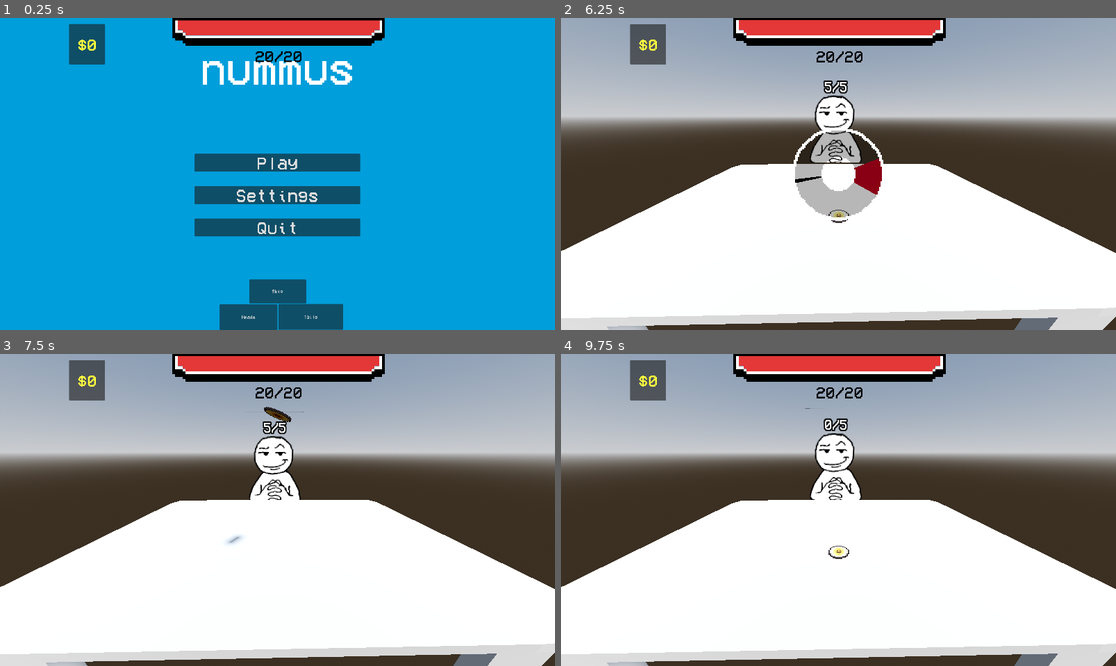
Above: before the commit, frames 1-4 (two rows, left to right).
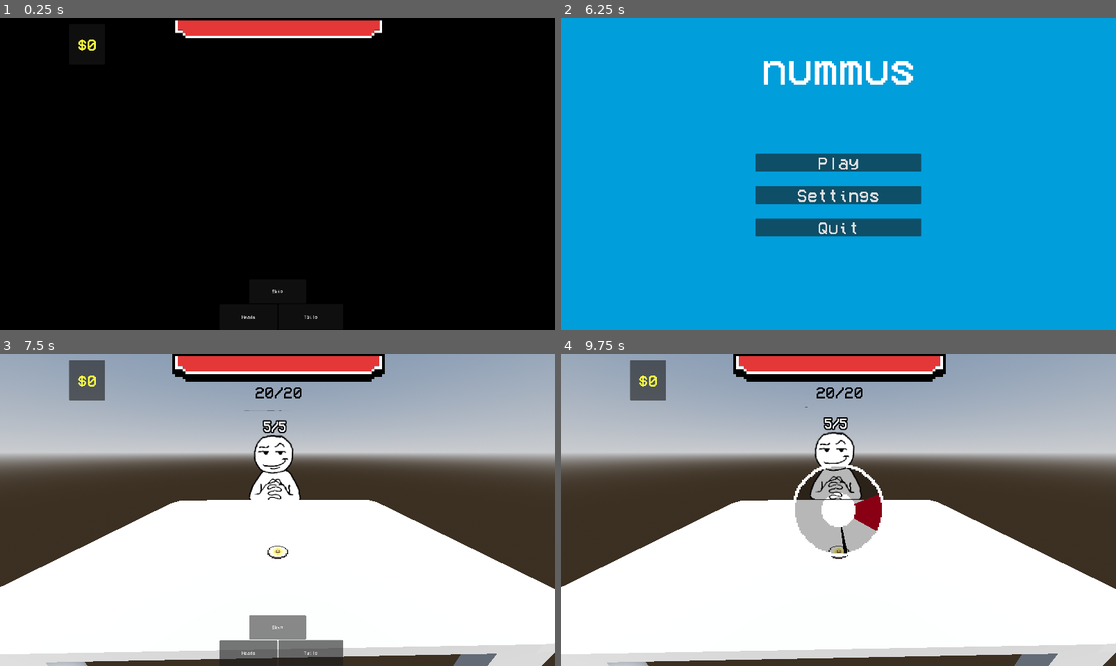
Above: after the commit, the same moments.

Repository: nianjindev/nummus
Game: Godot game, scene res://gui/splash_screen/splash_screen_manager.tscn
Same seed, same stepped clock (60 frames per second), same inputs: the game is played once before the commit and once after it. Before the commit the project starts from res://gui/main_menu.tscn. The engine's default icon, where the game draws it, is replaced by a stand-in: a white triangle on a blue panel in a dark square.
Inputs (mouse positions are in pixels of both pictures, inside the frame that each line leads up to):
- Up to frame 1 (0.25 s): no input
- Up to frame 2 (6.25 s): click (838, 161) at 0.5 s, where only the run before the commit has a clickable "Play"; click "Skip" at 1.25 s; click "Skip" at 2 s; click "Heads" at 2.75 s; click (871, 317) at 3.5 s, where only the run after the commit has a clickable "Tails"; click (810, 317) at 4.25 s, where only the run after the commit has a clickable "Heads"; click (871, 317) at 5 s, where only the run after the commit has a clickable "Tails"; click (810, 317) at 5.75 s, where only the run after the commit has a clickable "Heads"
- Up to frame 3 (7.5 s): click (277, 497) at 6.5 s, where only the run after the commit has a clickable "Play"; click (277, 628) at 7.25 s, where only the run after the commit has a clickable "Skip"
- Up to frame 4 (9.75 s): click (838, 628) at 8 s, where only the run after the commit has a clickable "Skip"; click (810, 653) at 8.75 s, where only the run after the commit has a clickable "Heads"; tap Enter at 9.5 s

The runs differ from the first frame. In frame 1, 97% of the frame differs, in the area x 0-100%, y 0-100%; in frame 2, 100%; in frame 3, 3.0%; in frame 4, 3.1%.

Commit message:
Splash Screen lol

Diff:
--- a/nummus-game/autoload/constants.gd
+++ b/nummus-game/autoload/constants.gd
@@ -8,6 +8,14 @@
 
 }
 
+const UI_PATHS: Dictionary[String, String] = {
+	"global_ui_path":"res://gui/global_ui.tscn",
+	"game_ui_path":"res://gui/game_ui.tscn",
+	"skill_check_path":"res://gui/skill_check.tscn",
+	"debug_menu":"res://gui/debug.tscn",
+	"main_menu":"uid://bydht7j8q5mvr"
+}
+
 const COINS: Dictionary = {
 	"base":"uid://d35ga8hv2jlvh",
 	"1787":"uid://bgh5v2n073rl7",
--- /dev/null
+++ b/nummus-game/gui/splash_screen/splash_screen_manager.gd
@@ -0,0 +1,37 @@
+extends Control
+
+@export var in_time: float = 0.5
+@export var fade_in_time: float = 1.5
+@export var pause_time: float = 2
+@export var fade_out_time: float = 1.5
+@export var out_time: float = 0.5
+@export var splash_screen_container: Node
+
+var splash_screens: Array
+
+
+func _ready():
+	get_screens()
+	fade()
+
+
+func get_screens():
+	splash_screens = splash_screen_container.get_children()
+	for screen in splash_screens:
+		screen.modulate.a = 0.0
+
+
+func fade():
+	for screen in splash_screens:
+		var tween = get_tree().create_tween()
+		tween.tween_interval(in_time)
+		tween.tween_property(screen, "modulate:a", 1.0, fade_in_time)
+		tween.tween_interval(pause_time)
+		tween.tween_property(screen, "modulate:a", 0.0, fade_out_time)
+		tween.tween_interval(out_time)
+		await tween.finished
+	SceneManager.goto_scene(Constants.UI_PATHS.main_menu)
+
+func _unhandled_input(event: InputEvent) -> void:
+	if event.is_pressed():
+		SceneManager.goto_scene(Constants.UI_PATHS.main_menu)
--- /dev/null
+++ b/nummus-game/gui/splash_screen/splash_screen_manager.tscn
@@ -0,0 +1,72 @@
+[gd_scene load_steps=3 format=3 uid="uid://ch6m86xmmbhek"]
+
+[ext_resource type="Script" uid="uid://mhuh5nishivu" path="res://gui/splash_screen/splash_screen_manager.gd" id="1_yqk22"]
+[ext_resource type="Texture2D" uid="uid://csm8mguhlkni8" path="res://icon.svg" id="2_xkvew"]
+
+[node name="SplashScreenManager" type="Control" node_paths=PackedStringArray("splash_screen_container")]
+layout_mode = 3
+anchors_preset = 8
+anchor_left = 0.5
+anchor_top = 0.5
+anchor_right = 0.5
+anchor_bottom = 0.5
+grow_horizontal = 2
+grow_vertical = 2
+script = ExtResource("1_yqk22")
+splash_screen_container = NodePath("SplashScreenContainer")
+
+[node name="Background" type="ColorRect" parent="."]
+layout_mode = 0
+offset_left = -960.0
+offset_top = -540.0
+offset_right = 960.0
+offset_bottom = 540.0
+color = Color(0, 0, 0, 1)
+
+[node name="SplashScreenContainer" type="CenterContainer" parent="."]
+layout_mode = 1
+anchors_preset = 15
+anchor_right = 1.0
+anchor_bottom = 1.0
+offset_left = -960.0
+offset_top = -540.0
+offset_right = 960.0
+offset_bottom = 540.0
+grow_horizontal = 2
+grow_vertical = 2
+
+[node name="GodotScreen" type="Control" parent="SplashScreenContainer"]
+layout_mode = 2
+
+[node name="TextureRect" type="TextureRect" parent="SplashScreenContainer/GodotScreen"]
+layout_mode = 1
+anchors_preset = 8
+anchor_left = 0.5
+anchor_top = 0.5
+anchor_right = 0.5
+anchor_bottom = 0.5
+offset_left = -148.66669
+offset_top = -50.0
+offset_right = 148.66669
+offset_bottom = 247.33337
+grow_horizontal = 2
+grow_vertical = 2
+texture = ExtResource("2_xkvew")
+
+[node name="Label" type="Label" parent="SplashScreenContainer/GodotScreen"]
+layout_mode = 1
+anchors_preset = 8
+anchor_left = 0.5
+anchor_top = 0.5
+anchor_right = 0.5
+anchor_bottom = 0.5
+offset_left = -315.5
+offset_top = -215.0
+offset_right = 315.5
+offset_bottom = -110.0
+grow_horizontal = 2
+grow_vertical = 2
+theme_override_font_sizes/font_size = 76
+text = "Made with Godot"
+horizontal_alignment = 1
+vertical_alignment = 1
--- a/nummus-game/project.godot
+++ b/nummus-game/project.godot
@@ -11,7 +11,7 @@
 [application]
 
 config/name="nummus-game"
-run/main_scene="uid://bydht7j8q5mvr"
+run/main_scene="uid://ch6m86xmmbhek"
 config/features=PackedStringArray("4.5", "Forward Plus")
 config/icon="res://icon.svg"
 
@@ -67,4 +67,5 @@
 [rendering]
 
 textures/canvas_textures/default_texture_filter=0
+textures/canvas_textures/default_texture_repeat=1
 textures/default_filters/use_nearest_mipmap_filter=true
Binary file added: nummus-game/gui/splash_screen/godotscreen.png
Not shown, added: nummus-game/gui/splash_screen/godotscreen.png.import
Not shown, added: nummus-game/gui/splash_screen/splash_screen_manager.gd.uid
Binary file added: nummus-game/gui/splash_screen/yayascreen.png
Not shown, added: nummus-game/gui/splash_screen/yayascreen.png.import
